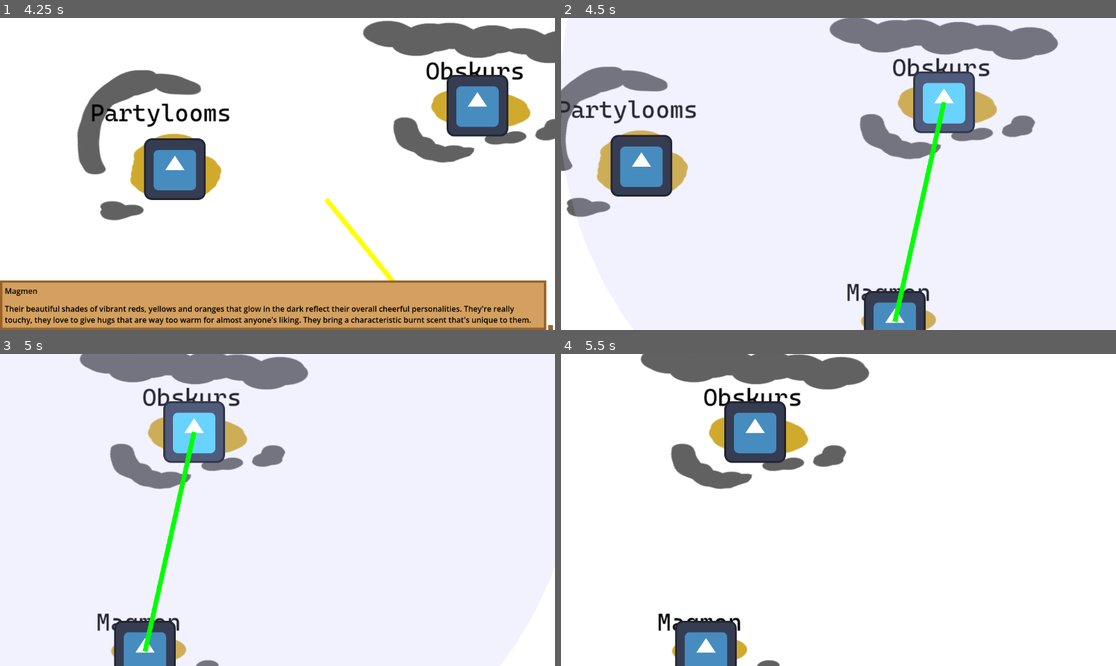
Above: before the commit, frames 1-4 (two rows, left to right).
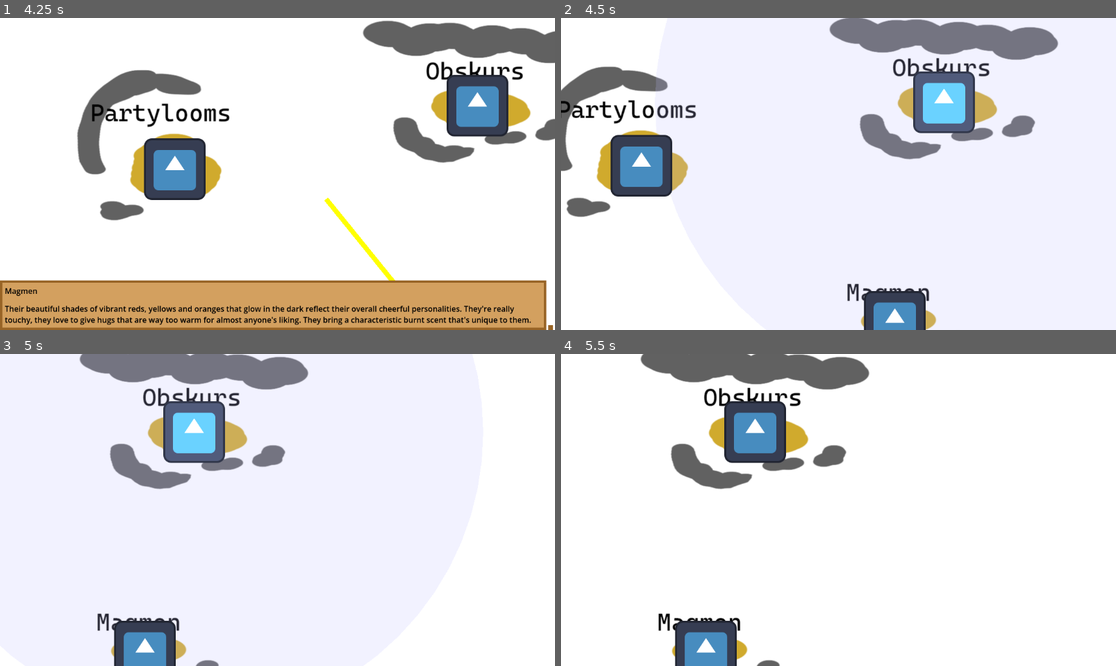
Above: after the commit, the same moments.

Repository: MaddestOfLads/jam-for-a-cause-team-stick-bug-game
Game: Godot game, scene res://Scene/map.tscn
Same seed, same stepped clock (60 frames per second), same inputs: the game is played once before the commit and once after it. The engine's default icon, where the game draws it, is replaced by a stand-in: a white triangle on a blue panel in a dark square.
Inputs (mouse positions are in pixels of both pictures, inside the frame that each line leads up to):
- Up to frame 1 (4.25 s): tap Enter at 0.5, 2, 3.5 s; drag from (233, 127) to (549, 108) at 0.52 s; tap Space at 1.25, 2.75 s; drag from (111, 255) to (310, 21) at 1.27 s; move the mouse to (316, 276) at 2.02 s; press the mouse at (316, 276) at 2.03 s; release the mouse at (316, 276) at 2.75 s; drag from (249, 236) to (111, 127) at 2.77 s; drag from (427, 323) to (305, 174) at 3.52 s
- Up to frame 2 (4.5 s): tap Space at 4.25 s; drag from (1038, 105) to (755, 96) at 4.27 s
- Up to frame 3 (5 s): no input
- Up to frame 4 (5.5 s): move the mouse to (733, 541) at 5.02 s; press the mouse at (733, 541) at 5.03 s

Frame 1 is identical in both runs. In frame 2, 2.9% of the frame differs, in the area x 0-70%, y 15-98%; in frame 3, 0.7%; in frame 4, nothing differs.

Commit message:
Fix for get_bridge_result, bridges now respect output of get_bridge_result to determine build state

Diff:
--- a/Script/bridge.gd
+++ b/Script/bridge.gd
@@ -1,4 +1,5 @@
 class_name Bridge extends Area2D
+
 
 var island_1: Island = null
 var island_2: Island = null
@@ -35,13 +36,29 @@
 	island_1 = start_island
 	set_ends(start_island.position, start_island.position)
 
-func try_build_bridge(end_island: Island) -> Bridge:
+func try_build_bridge(end_island: Island) -> RaceDb.BridgeResult:
 	if(island_1 == end_island):
 		return null
 	island_2 = end_island
 
-	build_bridge()
-	return self
+	var attempt_result = RaceDb.get_bridge_result(island_1.inhabiting_race, island_2.inhabiting_race)
+	if attempt_result.successful:
+		build_bridge()
+	else:
+		burn_bridge()
+
+	return attempt_result
+
+func build_bridge() -> void:
+	set_ends_to_islands()
+	island_1.add_bridge(self)
+	island_2.add_bridge(self)
+	resize_collider()
+
+	mouse_entered.connect(on_mouse_entered)
+	mouse_exited.connect(on_mouse_exited)
+
+	modulate = _default_modulate
 
 func burn_bridge() -> void:
 	if (island_1 != null):
@@ -70,14 +87,3 @@
 	var rect = RectangleShape2D.new()
 	rect.size = Vector2(length, line.width + COLLIDER_PADDING)
 	line_collider.shape = rect
-
-func build_bridge() -> void:
-	set_ends_to_islands()
-	island_1.add_bridge(self)
-	island_2.add_bridge(self)
-	resize_collider()
-
-	mouse_entered.connect(on_mouse_entered)
-	mouse_exited.connect(on_mouse_exited)
-
-	modulate = _default_modulate
--- a/Script/map.gd
+++ b/Script/map.gd
@@ -109,7 +109,8 @@
 		_drawn_bridge.queue_free()
 		pass
 	else:
-		_drawn_bridge.try_build_bridge(_hovered_entity)
+		var attempt_result = _drawn_bridge.try_build_bridge(_hovered_entity)
+		# TODO: Display UI popup for result
 
 	_drawn_bridge = null
 	_drag_start_entity = null
--- a/Script/race_db.gd
+++ b/Script/race_db.gd
@@ -72,14 +72,17 @@
 	Races.Bloobs: "Bloobs",
 }
 
+
 class BridgeResult:
 	var successful : bool
 	var needed : bool
 	var popup_dialogue : String
+
 	func _init(_successful : bool, _needed : bool, _text : String) -> void:
 		successful = _successful
 		needed = _needed
 		popup_dialogue = _text
+
 
 var _island_data_variant: Variant = null
 var _valid_tags: Dictionary
@@ -118,26 +121,25 @@
 			assert(tag == "", "Tag '%s' is not a valid tag" % tag)
 
 func get_bridge_result(race_1 : Races, race_2 : Races) -> BridgeResult:
-
 	# 1. check for needed connections:
 	var needed_connections = _island_data_variant[_NEEDED_CONNECTIONS]
-	for i in range(needed_connections):
-		if (needed_connections[i][0] == RaceNameDict[race_1] and needed_connections[i][1] == RaceNameDict[race_2]) or (needed_connections[i][0] == RaceNameDict[race_2] and needed_connections[i][1] == RaceNameDict[race_1]):
-			return BridgeResult.new(needed_connections[i][2], true, needed_connections[i][3])
+	for connection in needed_connections:
+		if (connection[0] == RaceNameDict[race_1] and connection[1] == RaceNameDict[race_2]) or (connection[0] == RaceNameDict[race_2] and connection[1] == RaceNameDict[race_1]):
+			return BridgeResult.new(connection[2], true, connection[3])
 
 	# 2. check for tag incompatibilities:
-	var expressed_tags_1 : Array[String] = get_expressed_tags(race_1)
-	var expressed_tags_2 : Array[String] = get_expressed_tags(race_2)
-	var incompatible_tags_1 : Array[String] = get_incompatible_tags(race_1)
-	var incompatible_tags_2 : Array[String] = get_incompatible_tags(race_2)
-	for i in range(expressed_tags_1):
-		for j in range(incompatible_tags_2):
-			if expressed_tags_1[i] == incompatible_tags_2[i]:
-				return BridgeResult.new(false, false, "") # TODO: add interaction text and replace race names
-	for i in range(expressed_tags_2):
-		for j in range(incompatible_tags_1):
-			if expressed_tags_2[i] == incompatible_tags_1[i]:
-				return BridgeResult.new(false, false, "") # TODO: add interaction text and replace race names
+	var expressed_tags_1 : Array = get_expressed_tags(race_1)
+	var expressed_tags_2 : Array = get_expressed_tags(race_2)
+	var incompatible_tags_1 : Array = get_incompatible_tags(race_1)
+	var incompatible_tags_2 : Array = get_incompatible_tags(race_2)
+
+	for tag in expressed_tags_1:
+		if tag in incompatible_tags_2:
+			return BridgeResult.new(false, false, "") # TODO: add interaction text and replace race names
+
+	for tag in expressed_tags_2:
+		if tag in incompatible_tags_1:
+			return BridgeResult.new(false, false, "") # TODO: add interaction text and replace race names
 
 	# 3. fallback to positive connection with no description
 	return BridgeResult.new(true, false, "")
